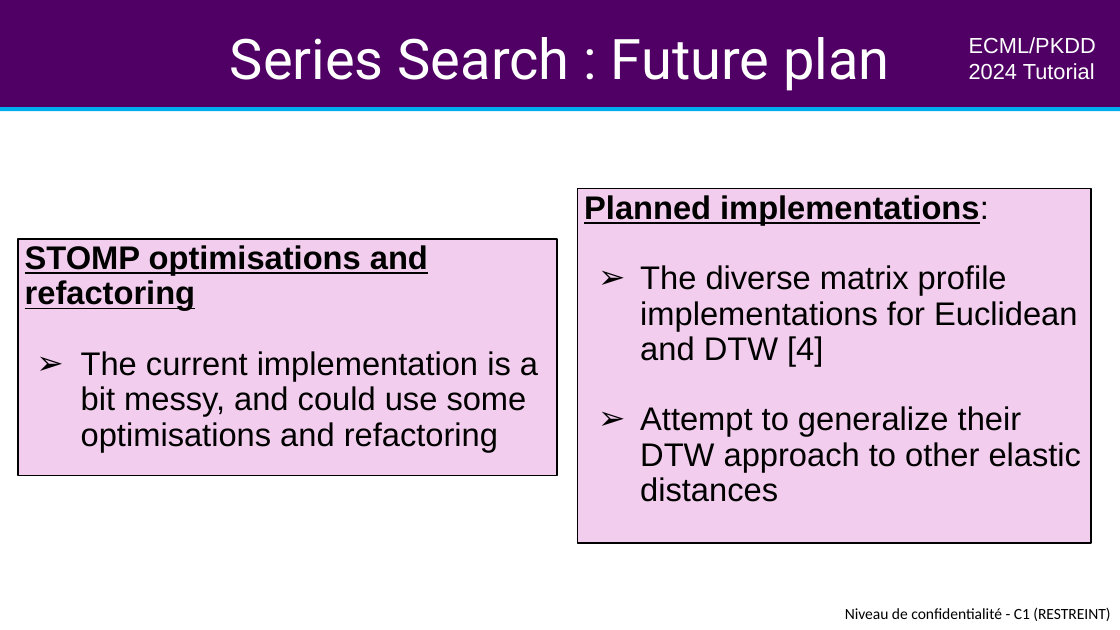
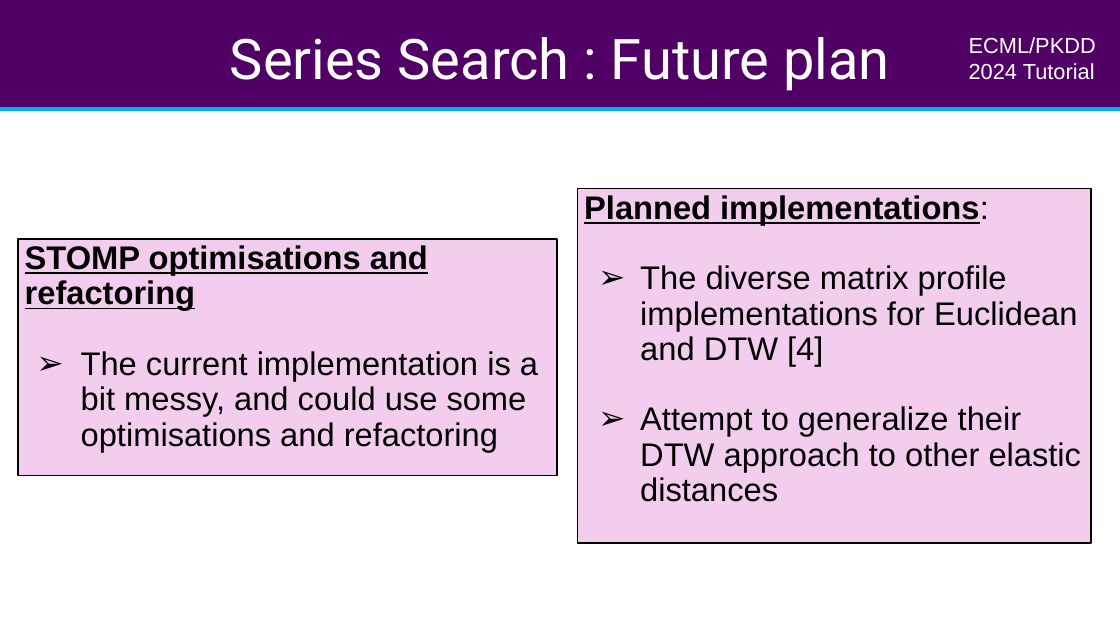
Before and after one commit to aeon-toolkit/aeon-tutorials, a slide deck: slide 20 of ECML-2024/Slides/part4_similarity_search.pptx (slide 19 before the commit). Drawn at 1120x630 pixels with LibreOffice and Linux fonts; fonts in the diff are those of the drawing. Boxes give left, top, right and bottom in pixels: in the first picture for what was removed or moved away, otherwise in the second. Text is boxed around its words. In the diff, an @@ line names an element or a change of style, - is before the commit and + after.

```diff
--- a/ECML-2024/Slides/part4_similarity_search.pptx
+++ b/ECML-2024/Slides/part4_similarity_search.pptx
@@ rectangle added at (831, 603, 1120, 627), fill #FFFFFF, outline #FFFFFF 2 pt @@
@@ text removed at (845, 607, 1110, 621) @@
-Niveau de confidentialité - C1 (RESTREINT)
```
Also in this commit, not shown: 20 other slides changed, 1 slide added.
